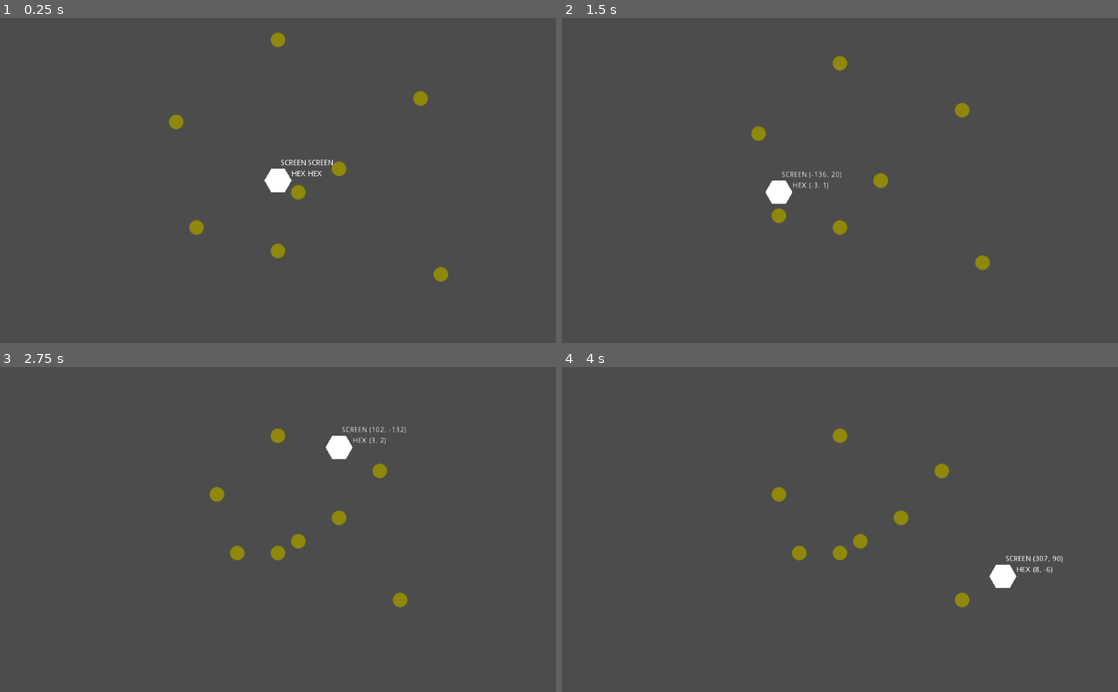
Above: before the commit, frames 1-4 (two rows, left to right).
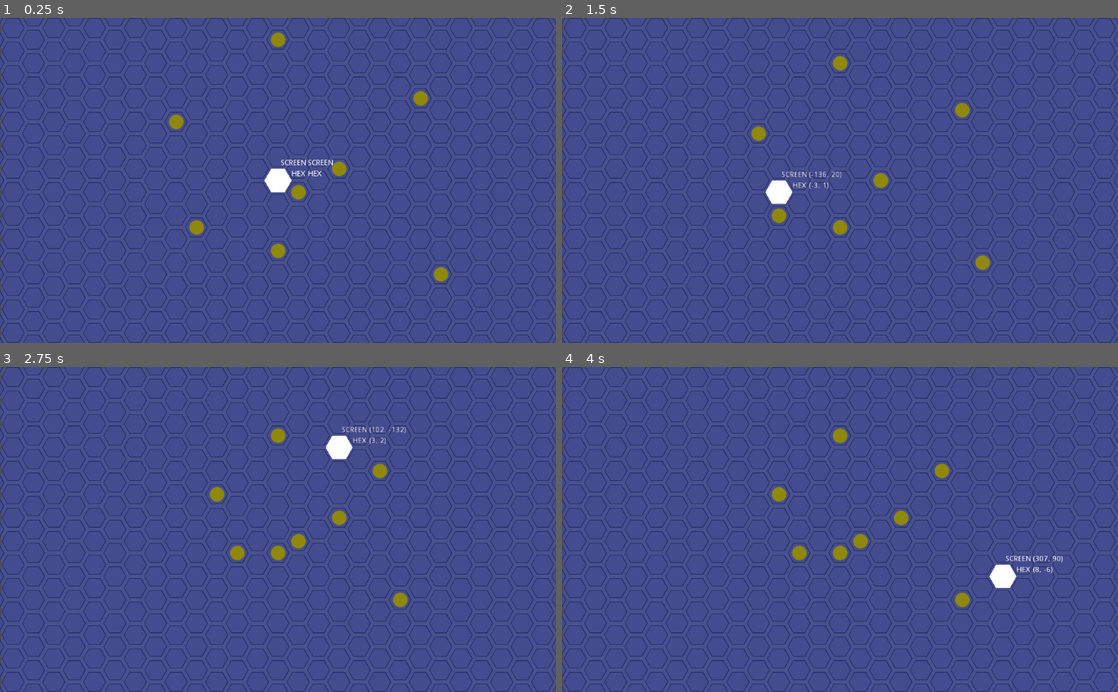
Above: after the commit, the same moments.

Repository: dareludum/ld45
Game: Godot game, scene res://Main.tscn
Two runs of this game, one before a commit and one after it. Both use one fixed random seed, a clock stepped at 60 frames per second and the inputs below.
Inputs (mouse positions are in pixels of both pictures, inside the frame that each line leads up to):
- Up to frame 1 (0.25 s): no input
- Up to frame 2 (1.5 s): tap Enter at 0.5 s; move the mouse to (962, 164) at 0.52 s; click (962, 164) at 0.67 s; tap Space at 0.77 s; drag from (728, 196) to (840, 180) at 1.27 s
- Up to frame 3 (2.75 s): tap Space at 2 s; move the mouse to (333, 458) at 2.02 s; click (333, 458) at 2.17 s
- Up to frame 4 (4 s): tap Enter at 2.75 s; drag from (812, 594) to (673, 480) at 2.77 s; tap Space at 3.5, 3.77 s; move the mouse to (1006, 578) at 3.52 s; click (1006, 578) at 3.67 s

The runs differ from the first frame. In frame 1, 99% of the frame differs, in the area x 0-100%, y 0-100%; in frame 2, 99%; in frame 3, 99%; in frame 4, 99%.

Commit message:
Add background

Diff:
--- a/Main.gd
+++ b/Main.gd
@@ -17,6 +17,12 @@
 
 func _ready():
 	HexGrid.hex_scale = Vector2(50, 50)
+	for i in range(-20, 20):
+		for j in range(-20, 20):
+			var cell = preload("res://scenes/Cell.tscn").instance()
+			cell.position = HexGrid.get_hex_center(Vector2(i, j))
+			cell.scale = Vector2(0.33, 0.33)
+			$BackgroundCellHolder.add_child(cell)
 	assert(OK == tick_timer.connect("timeout", self, "_game_tick"))
 	tick_timer.autostart = false
 	tick_timer.wait_time = Globals.TICK_TIME
--- a/Main.tscn
+++ b/Main.tscn
@@ -1,6 +1,7 @@
-[gd_scene load_steps=3 format=2]
+[gd_scene load_steps=4 format=2]
 
 [ext_resource path="res://Main.gd" type="Script" id=1]
+[ext_resource path="res://images/fill.png" type="Texture" id=2]
 
 [sub_resource type="RectangleShape2D" id=1]
 extents = Vector2( 512, 300 )
@@ -14,6 +15,14 @@
 [node name="CollisionShape2D" type="CollisionShape2D" parent="Area2D"]
 position = Vector2( 0.237854, 0 )
 shape = SubResource( 1 )
+
+[node name="Sprite" type="Sprite" parent="Area2D"]
+self_modulate = Color( 0.286275, 0.317647, 0.560784, 1 )
+position = Vector2( 0.831848, 1.16791 )
+scale = Vector2( 102.243, 59.8968 )
+texture = ExtResource( 2 )
+
+[node name="BackgroundCellHolder" type="Node2D" parent="Area2D"]
 
 [node name="Highlight" type="Polygon2D" parent="Area2D"]
 polygon = PoolVector2Array( -12.5, 21.6506, 12.5, 21.6506, 25, 0, 12.5, -21.6506, -12.5, -21.6506, -25, 0 )
--- a/scenes/Ball1.tscn
+++ b/scenes/Ball1.tscn
@@ -7,4 +7,6 @@
 script = ExtResource( 1 )
 
 [node name="Sprite" type="Sprite" parent="."]
+position = Vector2( 0.262836, -0.0878582 )
+z_index = 1
 texture = ExtResource( 2 )
--- /dev/null
+++ b/scenes/Cell.tscn
@@ -0,0 +1,8 @@
+[gd_scene load_steps=2 format=2]
+
+[ext_resource path="res://images/cell1.png" type="Texture" id=1]
+
+[node name="Cell" type="Node2D"]
+
+[node name="Sprite" type="Sprite" parent="."]
+texture = ExtResource( 1 )
Binary file added: images/cell1.png
Not shown, added: images/cell1.png.import
Binary file added: images/fill.png
Not shown, added: images/fill.png.import
Not shown, added: images/cell1.kra
Not shown, added: images/cell1.kra-autosave.kra
Not shown, added: images/fill.kra
